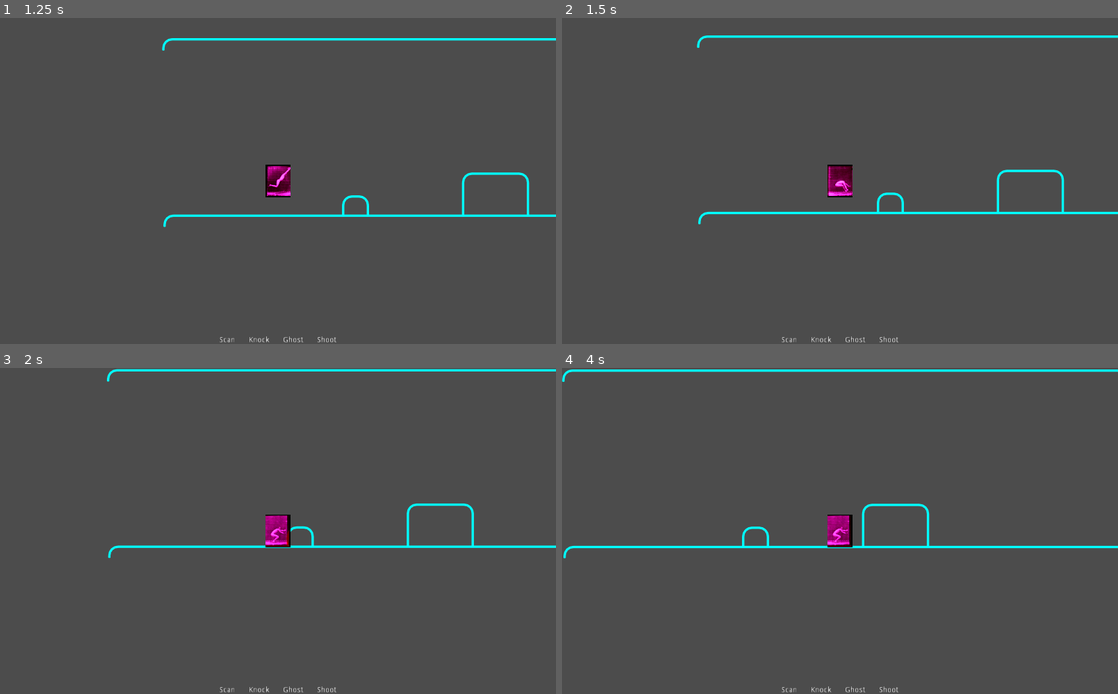
Above: before the commit, frames 1-4 (two rows, left to right).
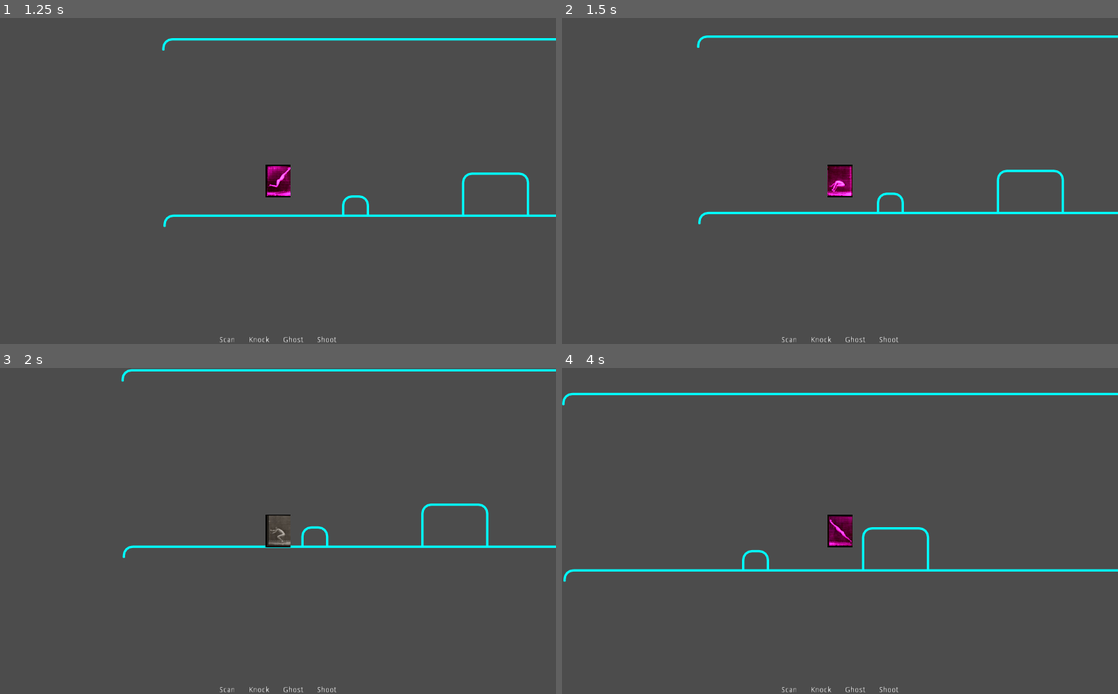
Above: after the commit, the same moments.

Repository: godot-wildlings/cyberpunk-jam-2019
Game: Godot game, scene res://Main.tscn
The game is run twice, just before and just after one commit, with the same random seed, the same clock (stepped at 60 frames per second) and the same inputs.
Inputs:
- Up to frame 1 (1.25 s): tap Enter at 0.5 s; hold D (mv_right) from 0.53 s (still down); tap Space (jump) at 0.6, 0.77, 1.07 s
- Up to frame 2 (1.5 s): release D (mv_right) at 1.28 s; hold A (mv_left) from 1.28 s (still down); tap Space (jump) at 1.35 s
- Up to frame 3 (2 s): keep holding A (mv_left); tap Space (jump) at 1.52, 1.82 s
- Up to frame 4 (4 s): release A (mv_left) at 2.03 s; hold D (mv_right) 2.03-3.53 s; tap Space (jump) at 2.1, 2.85, 3.02, 3.32, 3.6, 3.77 s; hold A (mv_left) from 3.53 s (still down)

Frame 1 is identical in both runs. In frame 2, 0.2% of the frame differs, in the area x 47-53%, y 45-55%; in frame 3, 1.0%; in frame 4, 4.5%, in the area x 0-100%, y 0-66%.

Commit message:
slight improvements

Diff:
--- a/Levels/Level1.tscn
+++ b/Levels/Level1.tscn
@@ -15,7 +15,7 @@
 [sub_resource type="TileSet" id=4]
 
 [sub_resource type="RectangleShape2D" id=5]
-extents = Vector2( 1931.5, 93.431 )
+extents = Vector2( 2387.5, 93.431 )
 
 [node name="Level1" type="Node2D"]
 script = ExtResource( 1 )
--- a/Main.gd
+++ b/Main.gd
@@ -47,7 +47,7 @@
 		remove_level(level)
 	load_level(levels.values()[level_num])
 
-func reset_level():
+func fade_out_in():
 	var tween = get_node("Tween")
 	tween.interpolate_property($CanvasLayer/ColorRect, "modulate",
 		Color(0,0,0,0), Color.white, 0.5,
@@ -59,6 +59,8 @@
 		Tween.TRANS_LINEAR, Tween.EASE_IN_OUT)
 	tween.start()
 
-
-	remove_child(level)
+func reset_level():
+	if level != null:
+		remove_child(level)
+	fade_out_in()
 	load_level_num(level_num)
--- a/Player/Player.gd
+++ b/Player/Player.gd
@@ -3,6 +3,7 @@
 # Declare member variables here. Examples:
 var speed : float = 200
 
+var direction : int = 1
 #warning-ignore:unused_class_variable
 var velocity : Vector2 = Vector2.ZERO
 
@@ -17,6 +18,8 @@
 #warning-ignore:unused_class_variable
 var jump_num : int = 0 # for double jump tracking
 var max_jumps : int = 2
+
+var fall_velocity : Vector2 = Vector2.ZERO
 
 
 #warning-ignore:unused_class_variable
@@ -48,29 +51,27 @@
 	time_elapsed += delta
 	ticks += 1
 
-
 	if state == states.running:
 		if is_on_ground() == false:
-			state = states.falling
-		else:
-			if Input.is_action_pressed("mv_right"):
-				run_velocity = Vector2.RIGHT * speed
-				flip_sprites(false)
-				#$Sprite.set_flip_h(false) # may have to change to scale = Vector2(1,1) later
-			elif Input.is_action_pressed("mv_left"):
-				run_velocity = Vector2.LEFT * speed
-				flip_sprites(true)
-				#$Sprite.set_flip_h(true) # may have to change to scale = Vector2(-1,1) later
+			fall()
+
+		elif Input.is_action_pressed("mv_right") or Input.is_action_pressed("mv_left"):
+			run_velocity = Vector2.RIGHT * speed * direction
 
 	elif state == states.jumping:
 		jump_velocity.y += gravity * delta
 
-		if jump_velocity.y > 0:
+		if jump_velocity.y > -jump_speed/2:
 			if is_on_ground():
-				return_to_idle()
+				land()
+
+	elif state == states.falling:
+		fall_velocity.y += gravity * delta
+		if is_on_ground() == true:
+			land()
 
 	#warning-ignore:return_value_discarded
-	move_and_slide(run_velocity + jump_velocity)
+	move_and_slide(run_velocity + jump_velocity + fall_velocity)
 
 	if Input.is_action_just_pressed("jump") and jump_num < max_jumps:
 		state = states.jumping
@@ -79,17 +80,37 @@
 #	if state == states.jumping and ticks % 20 == 0:
 #		print(self.name, " jump_velocity == " , jump_velocity)
 
-func flip_sprites(flip):
+func flip_sprites(direction):
+	var flip = false
+	if direction == -1:
+		flip = true
 	for sprite in sprites:
 		sprite.set_flip_h(flip)
 
+func land():
+	jump_num = 0
+	jump_velocity = Vector2.ZERO
+	fall_velocity = Vector2.ZERO
+	modulate_sprites(Color.white)
+
+	if Input.is_action_pressed("mv_left") or Input.is_action_pressed("mv_right"):
+		run(direction)
+	else:
+		return_to_idle()
+
 func return_to_idle():
 	state = states.idle
-	jump_num = 0
-	jump_velocity = Vector2.ZERO
-	if Input.is_action_pressed("mv_left") == false and Input.is_action_pressed("mv_right") == false:
-		run_velocity = Vector2.ZERO
-		modulate_sprites(Color.white)
+	run_velocity = Vector2.ZERO
+
+func run(dir : int): # 1 or -1 representing left and right
+	run_velocity = Vector2.RIGHT * speed * dir
+	modulate_sprites(Color.white)
+	state = states.running
+
+func fall():
+	state = states.falling
+	modulate_sprites(Color.blue)
+
 
 func modulate_sprites(color):
 	for sprite in sprites:
@@ -97,17 +118,30 @@
 
 
 func is_on_ground():
+	var on_ground = false
 	if $RayCast2D.is_colliding():
 		if $RayCast2D.get_collider() is StaticBody2D:
-			return true
+			on_ground = true
+	return on_ground
 
 
 #warning-ignore:unused_argument
 func _unhandled_key_input(event):
-	if Input.is_action_just_pressed("mv_right") or Input.is_action_just_pressed("mv_left"):
+
+	if Input.is_action_just_pressed("mv_right"):
 		if state == states.idle:
 			state = states.running
 			$AnimationPlayer.play("run")
+		direction = 1
+		flip_sprites(direction)
+
+	elif Input.is_action_just_pressed("mv_left"):
+		if state == states.idle:
+			state = states.running
+			$AnimationPlayer.play("run")
+		direction = -1
+		flip_sprites(direction)
+
 
 	elif Input.is_action_just_released("mv_right") or Input.is_action_just_released("mv_left"):
 		if state == states.running:
--- a/Player/Player.tscn
+++ b/Player/Player.tscn
@@ -99,8 +99,7 @@
 "values": [ 3, 11 ]
 }
 
-[sub_resource type="Animation" id=1]
-resource_name = "run"
+[sub_resource type="Animation" id=4]
 length = 0.6
 loop = true
 tracks/0/type = "value"
@@ -173,12 +172,12 @@
 
 [node name="CollisionShape2D" type="CollisionShape2D" parent="."]
 position = Vector2( 0.407814, 3.87423 )
-shape = SubResource( 2 )
+shape = SubResource( 1 )
 
 [node name="AnimationPlayer" type="AnimationPlayer" parent="."]
-anims/idle = SubResource( 3 )
-anims/jump = SubResource( 4 )
-anims/run = SubResource( 1 )
+anims/idle = SubResource( 2 )
+anims/jump = SubResource( 3 )
+anims/run = SubResource( 4 )
 
 [node name="RayCast2D" type="RayCast2D" parent="."]
 position = Vector2( 13.4539, 15.419 )
Not shown: 2 places in Levels/Level2.tscn that only renumber resources
Not shown: 2 places in Player/Player.tscn that only renumber resources
